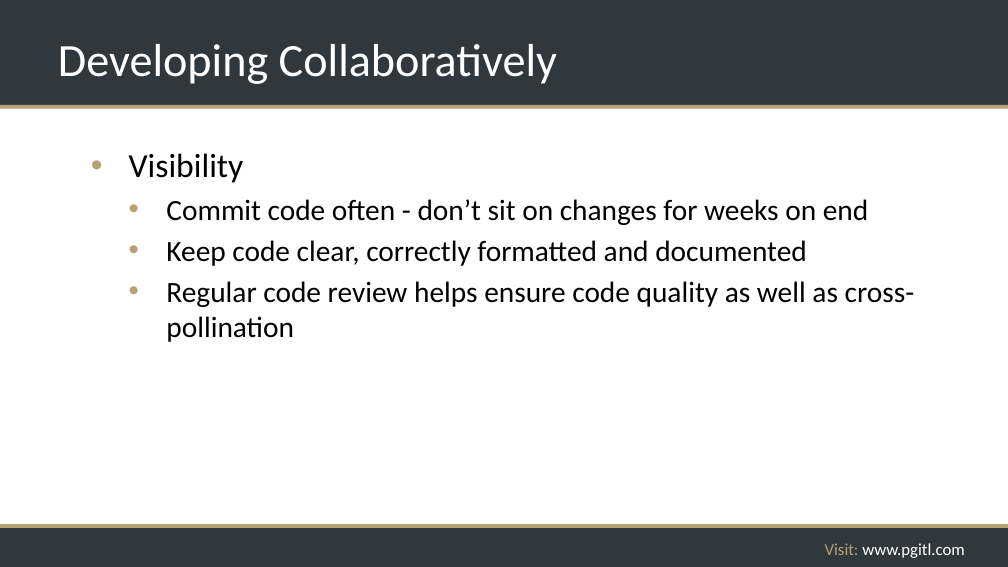
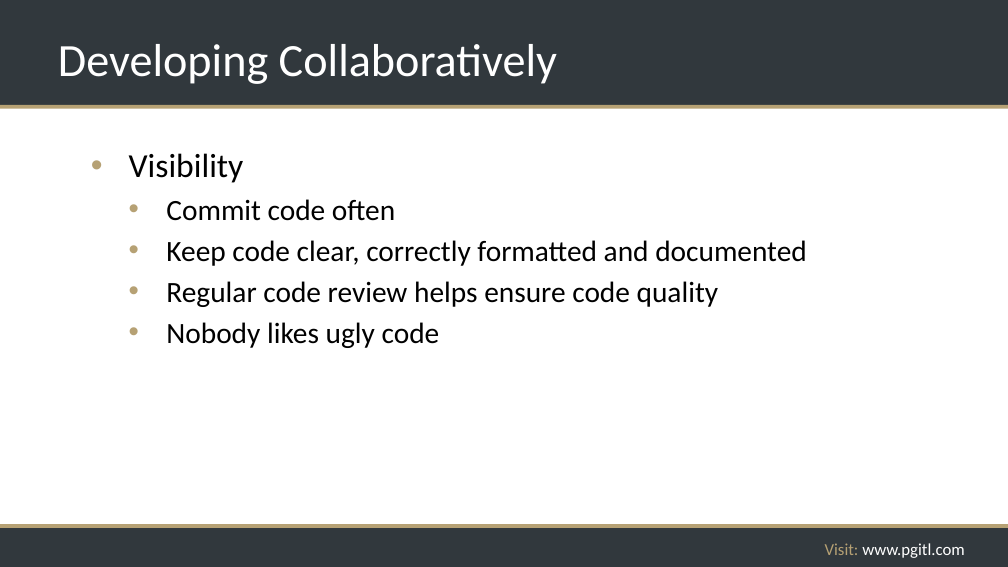
Before and after one commit to rikkouri/project-a, a slide deck: slide 199 of Programming Foundations.pptx (slide 189 before the commit). Drawn at 1008x567 pixels with LibreOffice and Linux fonts; fonts in the diff are those of the drawing; background and template pictures are left out. Boxes give left, top, right and bottom in pixels: in the first picture for what was removed or moved away, otherwise in the second. Text is boxed around its words. In the diff, an @@ line names an element or a change of style, - is before the commit and + after.

Commit message:
AK .ppt code review pt 1

```diff
--- a/Programming Foundations.pptx
+++ b/Programming Foundations.pptx
@@ text at (166, 199, 395, 221): text changed @@
-  • Commit code often - don’t sit on changes for weeks on end
+  • Commit code often
@@ text at (166, 281, 718, 348): text changed @@
-  • Regular code review helps ensure code quality as well as cross-pollination
+  • Regular code review helps ensure code quality
+  • Nobody likes ugly code
```
Also in this commit, not shown: 28 other slides changed, 15 slides added, 1 slide removed.
